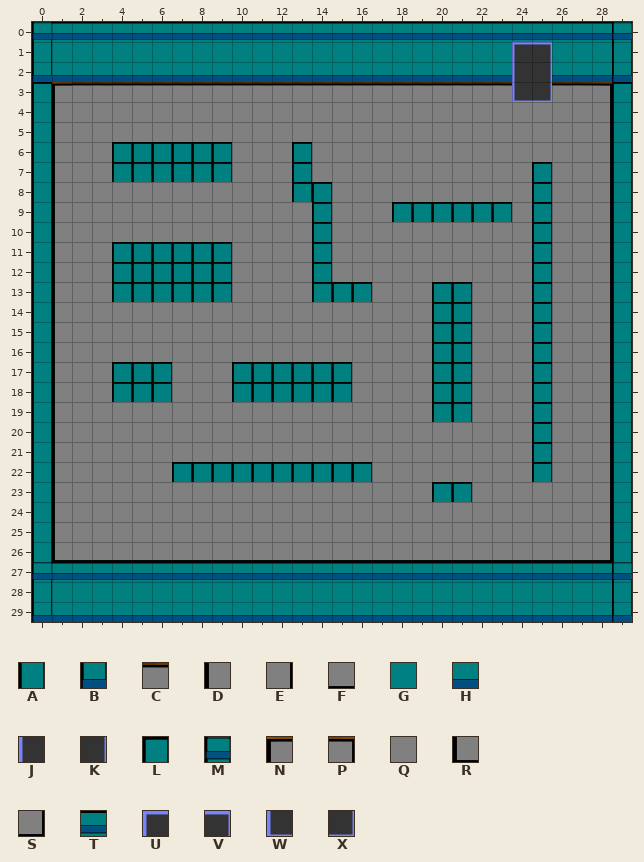
A Tiled map gets an edit: android/assets/map1.tmx. The picture above was drawn from the file before the commit.
Cells are 25x25 px. Shown: x 0..29, y 0..29.
Key: from "map": A 0, B 1, C 2, D 3, E 4, F 5, G 9, H 12, J 16, K 17, L 38, M 39, N 40, P 41, Q 42, R 43, S 44, T 45, U 53, V 54, W 56, X 57.
_ is an empty cell.
Layer "Ground" before, first column x 0:
 0 MTTTTTTTTTTTTTTTTTTTTTTTTTTTTM
 1 AGGGGGGGGGGGGGGGGGGGGGGGUVGGGA
 2 BHHHHHHHHHHHHHHHHHHHHHHHJKHHHB
 3 LNCCCCCCCCCCCCCCCCCCCCCCWXCCPL
 4 ADQQQQQQQQQQQQQQQQQQQQQQQQQQEA
 5 ADQQQQQQQQQQQQQQQQQQQQQQQQQQEA
 6 ADQQLLLLLLQQQLQQQQQQQQQQQQQQEA
 7 ADQQLLLLLLQQQLQQQQQQQQQQQLQQEA
 8 ADQQQQQQQQQQQLLQQQQQQQQQQLQQEA
 9 ADQQQQQQQQQQQQLQQQLLLLLLQLQQEA
10 ADQQQQQQQQQQQQLQQQQQQQQQQLQQEA
11 ADQQLLLLLLQQQQLQQQQQQQQQQLQQEA
12 ADQQLLLLLLQQQQLQQQQQQQQQQLQQEA
13 ADQQLLLLLLQQQQLLLQQQLLQQQLQQEA
14 ADQQQQQQQQQQQQQQQQQQLLQQQLQQEA
15 ADQQQQQQQQQQQQQQQQQQLLQQQLQQEA
16 ADQQQQQQQQQQQQQQQQQQLLQQQLQQEA
17 ADQQLLLQQQLLLLLLQQQQLLQQQLQQEA
18 ADQQLLLQQQLLLLLLQQQQLLQQQLQQEA
19 ADQQQQQQQQQQQQQQQQQQLLQQQLQQEA
20 ADQQQQQQQQQQQQQQQQQQQQQQQLQQEA
21 ADQQQQQQQQQQQQQQQQQQQQQQQLQQEA
22 ADQQQQQLLLLLLLLLLQQQQQQQQLQQEA
23 ADQQQQQQQQQQQQQQQQQQLLQQQQQQEA
24 ADQQQQQQQQQQQQQQQQQQQQQQQQQQEA
25 ADQQQQQQQQQQQQQQQQQQQQQQQQQQEA
26 ARFFFFFFFFFFFFFFFFFFFFFFFFFFSA
27 MTTTTTTTTTTTTTTTTTTTTTTTTTTTTM
28 AGGGGGGGGGGGGGGGGGGGGGGGGGGGGA
29 BHHHHHHHHHHHHHHHHHHHHHHHHHHHHB
The result:
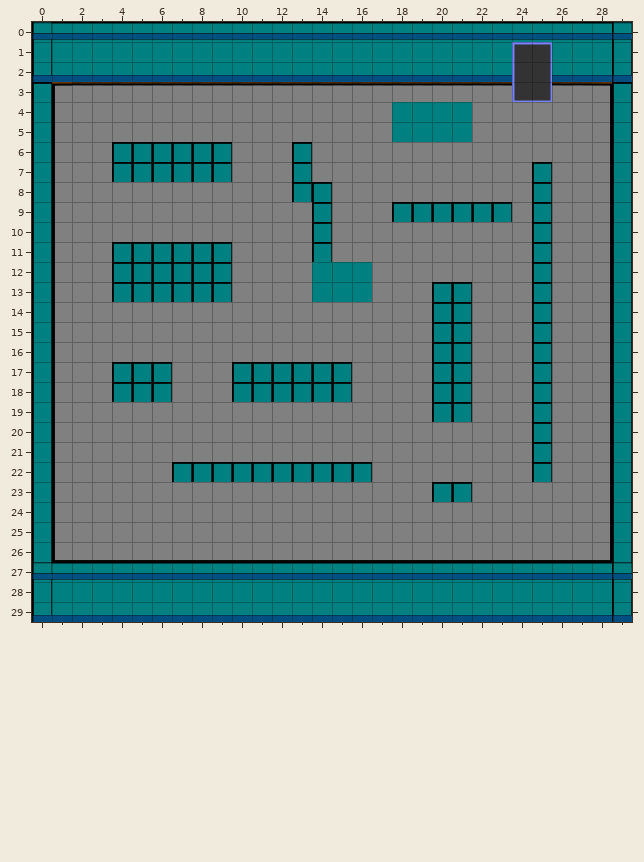
What changed:
Changed rows in their new state; . is an unchanged cell.
Layer "Ground":
first column x 18:
 4 GGGG
 5 GGGG
first column x 14:
12 GGG
13 GGG
Changed places in both pictures, as pixel boxes (x1, y1, x2, y2):
changed: (392, 102, 472, 142)
changed: (312, 262, 372, 302)
